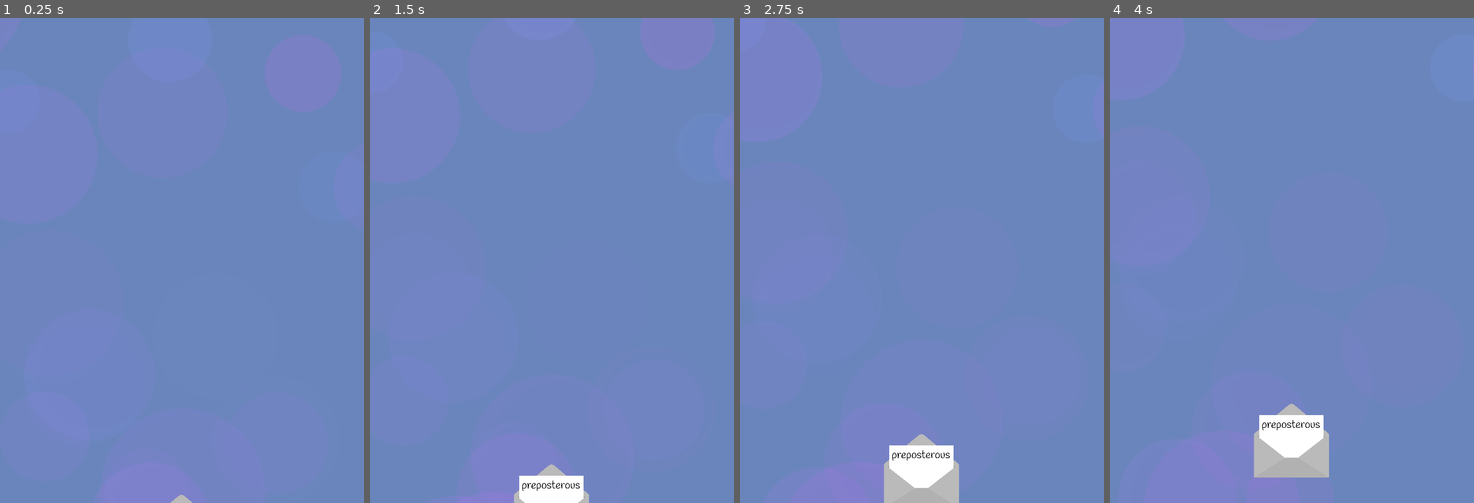
Above: before the commit, frames 1-4 (left to right).
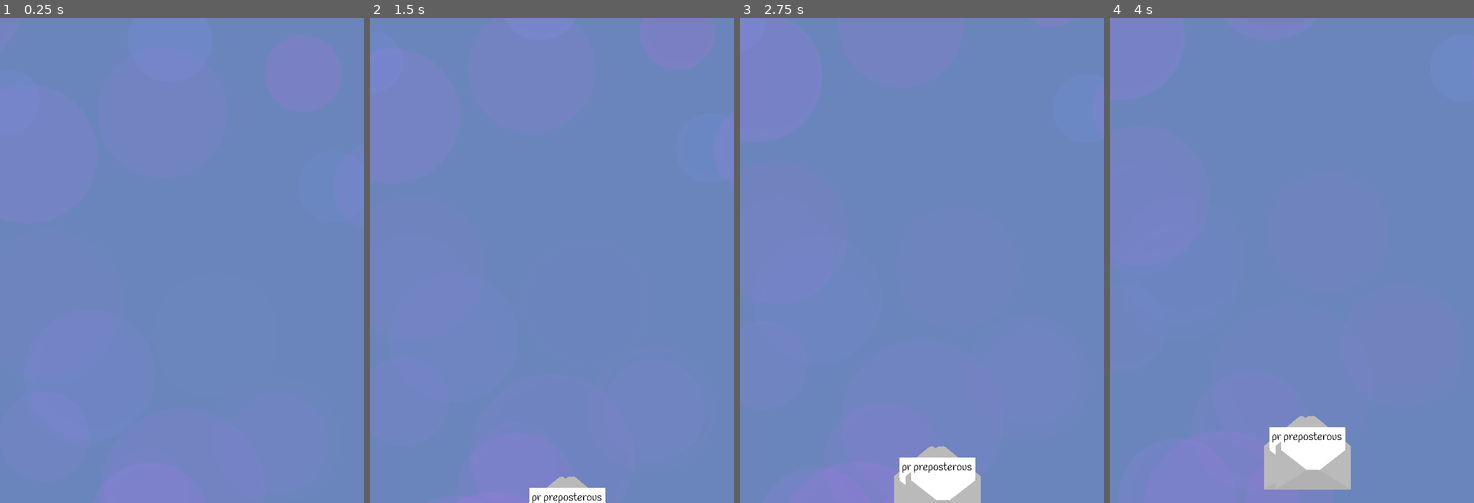
Above: after the commit, the same moments.

Repository: HoneyPony/ash-and-phoenix
Game: Godot game, scene res://game.tscn
Same seed, same stepped clock (60 frames per second), same inputs: the game is played once before the commit and once after it.
Inputs:
- Up to frame 1 (0.25 s): no input
- Up to frame 2 (1.5 s): tap Enter at 0.5 s
- Up to frame 3 (2.75 s): no input
- Up to frame 4 (4 s): no input

The runs differ from the first frame. In frame 1, less than 0.1% of the frame differs, in the area x 46-53%, y 98-100%; in frame 2, 0.9%; in frame 3, 1.9%; in frame 4, 2.6%, in the area x 39-67%, y 79-98%.

Commit message:
Work on letter mechanics

Diff:
--- a/game.tscn
+++ b/game.tscn
@@ -42,6 +42,15 @@
 [node name="Letter" parent="." instance=ExtResource("1_ce206")]
 scale = Vector2(0.3, 0.3)
 
+[node name="Letter2" parent="." instance=ExtResource("1_ce206")]
+scale = Vector2(0.3, 0.3)
+
+[node name="Letter3" parent="." instance=ExtResource("1_ce206")]
+scale = Vector2(0.3, 0.3)
+
+[node name="Letter4" parent="." instance=ExtResource("1_ce206")]
+scale = Vector2(0.3, 0.3)
+
 [node name="Camera2D" type="Camera2D" parent="."]
 
 [node name="Bubbles" type="GPUParticles2D" parent="."]
--- a/letter/letter.gd
+++ b/letter/letter.gd
@@ -9,12 +9,23 @@
 func _ready():
 	text_display.text = "[center]" + text + "[/center]"
 
-	position.y = 400 + 80
+	position.y = 400 + 100
+	position.x = randf_range(-40, 40)
 
 func _process(delta):
 	position.y -= delta * 40
-	if position.y <= 400:
-		add_to_group("Letter")
+
+	if is_completed:
+		if abs(position.x) < 1:
+			position.x = 1
+		position.x *= 1.02
+
+		if abs(position.x) > 2000:
+			queue_free()
+	else:
+		# DO NOT add back to Letter group after is_completed.
+		if position.y <= 460:
+			add_to_group("Letter")
 
 func render_text(correct: int, some_wrong: bool):
 	text_display.text = "[center][color=green]"
--- a/letter/letter.tscn
+++ b/letter/letter.tscn
@@ -142,58 +142,46 @@
 tracks/0/type = "value"
 tracks/0/imported = false
 tracks/0/enabled = true
-tracks/0/path = NodePath(".:position")
-tracks/0/interp = 2
+tracks/0/path = NodePath("LetterDisplay/AnimatedSprite2D:frame")
+tracks/0/interp = 1
 tracks/0/loop_wrap = true
 tracks/0/keys = {
-"times": PackedFloat32Array(0.275, 1),
+"times": PackedFloat32Array(0, 0.4),
 "transitions": PackedFloat32Array(1, 1),
 "update": 0,
-"values": [Vector2(0, 0), Vector2(-1000, 0)]
+"values": [0, 30]
 }
 tracks/1/type = "value"
 tracks/1/imported = false
 tracks/1/enabled = true
-tracks/1/path = NodePath("LetterDisplay/AnimatedSprite2D:frame")
+tracks/1/path = NodePath("LetterDisplay/TextDisplay:position")
 tracks/1/interp = 1
 tracks/1/loop_wrap = true
 tracks/1/keys = {
-"times": PackedFloat32Array(0, 0.4),
+"times": PackedFloat32Array(0, 0.3),
 "transitions": PackedFloat32Array(1, 1),
 "update": 0,
-"values": [0, 30]
+"values": [Vector2(-261, -203), Vector2(-261, -80)]
 }
 tracks/2/type = "value"
 tracks/2/imported = false
 tracks/2/enabled = true
-tracks/2/path = NodePath("LetterDisplay/TextDisplay:position")
+tracks/2/path = NodePath("LetterDisplay/TextDisplay:scale")
 tracks/2/interp = 1
 tracks/2/loop_wrap = true
 tracks/2/keys = {
 "times": PackedFloat32Array(0, 0.3),
 "transitions": PackedFloat32Array(1, 1),
 "update": 0,
-"values": [Vector2(-261, -203), Vector2(-261, -80)]
+"values": [Vector2(1, 1), Vector2(1, 1e-05)]
 }
 tracks/3/type = "value"
 tracks/3/imported = false
 tracks/3/enabled = true
-tracks/3/path = NodePath("LetterDisplay/TextDisplay:scale")
-tracks/3/interp = 1
+tracks/3/path = NodePath("LetterDisplay:position")
+tracks/3/interp = 2
 tracks/3/loop_wrap = true
 tracks/3/keys = {
-"times": PackedFloat32Array(0, 0.3),
-"transitions": PackedFloat32Array(1, 1),
-"update": 0,
-"values": [Vector2(1, 1), Vector2(1, 1e-05)]
-}
-tracks/4/type = "value"
-tracks/4/imported = false
-tracks/4/enabled = true
-tracks/4/path = NodePath("LetterDisplay:position")
-tracks/4/interp = 2
-tracks/4/loop_wrap = true
-tracks/4/keys = {
 "times": PackedFloat32Array(0, 0.125, 0.3, 0.375, 0.425),
 "transitions": PackedFloat32Array(1, 1, 1, 1, 1),
 "update": 0,
@@ -205,58 +193,46 @@
 tracks/0/type = "value"
 tracks/0/imported = false
 tracks/0/enabled = true
-tracks/0/path = NodePath(".:position")
+tracks/0/path = NodePath("LetterDisplay/AnimatedSprite2D:frame")
 tracks/0/interp = 1
 tracks/0/loop_wrap = true
 tracks/0/keys = {
 "times": PackedFloat32Array(0),
 "transitions": PackedFloat32Array(1),
-"update": 0,
-"values": [Vector2(0, 0)]
+"update": 1,
+"values": [0]
 }
 tracks/1/type = "value"
 tracks/1/imported = false
 tracks/1/enabled = true
-tracks/1/path = NodePath("LetterDisplay/AnimatedSprite2D:frame")
+tracks/1/path = NodePath("LetterDisplay/TextDisplay:position")
 tracks/1/interp = 1
 tracks/1/loop_wrap = true
 tracks/1/keys = {
 "times": PackedFloat32Array(0),
 "transitions": PackedFloat32Array(1),
-"update": 1,
-"values": [0]
+"update": 0,
+"values": [Vector2(-261, -203)]
 }
 tracks/2/type = "value"
 tracks/2/imported = false
 tracks/2/enabled = true
-tracks/2/path = NodePath("LetterDisplay/TextDisplay:position")
+tracks/2/path = NodePath("LetterDisplay/TextDisplay:scale")
 tracks/2/interp = 1
 tracks/2/loop_wrap = true
 tracks/2/keys = {
 "times": PackedFloat32Array(0),
 "transitions": PackedFloat32Array(1),
 "update": 0,
-"values": [Vector2(-261, -203)]
+"values": [Vector2(1, 1)]
 }
 tracks/3/type = "value"
 tracks/3/imported = false
 tracks/3/enabled = true
-tracks/3/path = NodePath("LetterDisplay/TextDisplay:scale")
+tracks/3/path = NodePath("LetterDisplay:position")
 tracks/3/interp = 1
 tracks/3/loop_wrap = true
 tracks/3/keys = {
-"times": PackedFloat32Array(0),
-"transitions": PackedFloat32Array(1),
-"update": 0,
-"values": [Vector2(1, 1)]
-}
-tracks/4/type = "value"
-tracks/4/imported = false
-tracks/4/enabled = true
-tracks/4/path = NodePath("LetterDisplay:position")
-tracks/4/interp = 1
-tracks/4/loop_wrap = true
-tracks/4/keys = {
 "times": PackedFloat32Array(0),
 "transitions": PackedFloat32Array(1),
 "update": 0,
